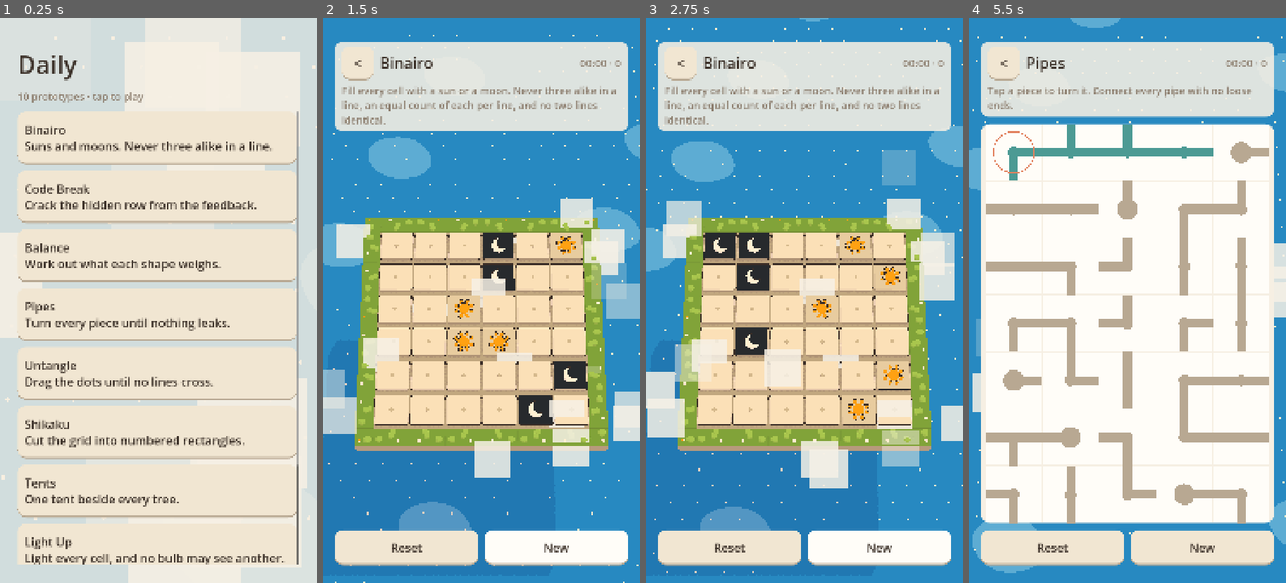
Above: before the commit, frames 1-4 (left to right).
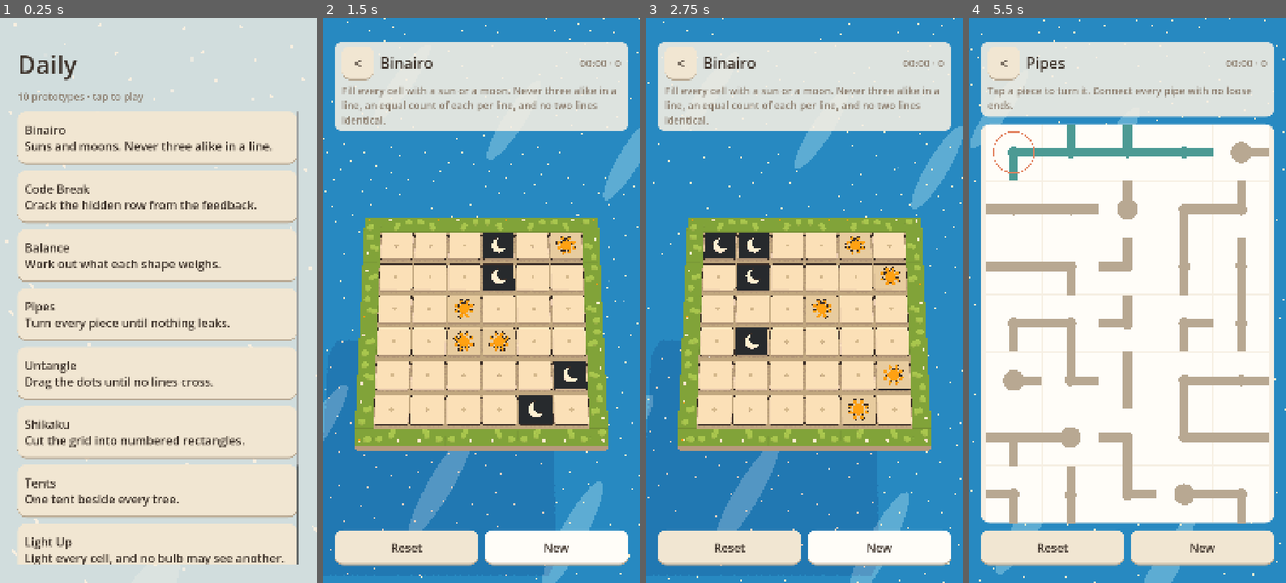
Above: after the commit, the same moments.

Repository: flavioriper/daily-games
Game: Godot game, scene res://world/main.tscn
Two runs of this game, one before a commit and one after it. Both use one fixed random seed, a clock stepped at 60 frames per second and the inputs below.
Inputs:
- Up to frame 1 (0.25 s): no input
- Up to frame 2 (1.5 s): click "Binairo Suns and moons. Never…" at 0.5 s; click "New" at 1.25 s
- Up to frame 3 (2.75 s): click "New" at 2 s
- Up to frame 4 (5.5 s): click "<" at 2.75 s; click "Balance Work out what each sh…" at 3.5 s; click "<" at 4.25 s; click "Pipes Turn every piece until …" at 5 s

The runs differ from the first frame. In frame 1, 12% of the frame differs, in the area x 0-100%, y 0-100%; in frame 2, 13%; in frame 3, 15%; in frame 4, 3.1%.

Commit message:
fix: pollen keeps its particle scale; water stripes and scattered sparkles

Diff:
--- a/shaders/water.gdshader
+++ b/shaders/water.gdshader
@@ -27,10 +27,14 @@
 void fragment() {
 	float t = TIME * motion_scale;
 	vec2 p = world_pos.xz;
-	float b = sin(dot(p, vec2(0.80, 0.45)) * 0.9 + t * 0.35)
-			+ 0.5 * sin(dot(p, vec2(-0.35, 0.90)) * 1.7 - t * 0.5);
-	float band = step(1.1, b);
-	float s = sin(p.x * 7.3 + t * 1.3) * sin(p.y * 6.1 - t * 0.9);
+	// Elongated dashes along one direction, broken up by a slow cross fade.
+	float s1 = sin(dot(p, vec2(0.80, 0.45)) * 1.6 + t * 0.35);
+	float s2 = sin(dot(p, vec2(-0.35, 0.90)) * 0.5 - t * 0.2);
+	float band = step(1.25, s1 + 0.4 * s2);
+	// Sparkles: warp the two sine phases so the dots scatter instead of gridding.
+	float wx = sin(p.y * 2.3 + t * 0.4) * 1.7;
+	float wz = sin(p.x * 1.9 - t * 0.3) * 1.7;
+	float s = sin(p.x * 7.3 + wx + t * 1.3) * sin(p.y * 6.1 + wz - t * 0.9);
 	float spark = step(0.985, s);
 	vec3 col = mix(base_color.rgb, band_color.rgb, band);
 	col = mix(col, sparkle_color.rgb, spark);
--- a/world/ambient.gd
+++ b/world/ambient.gd
@@ -109,6 +109,7 @@
 	m.shading_mode = BaseMaterial3D.SHADING_MODE_UNSHADED
 	m.transparency = BaseMaterial3D.TRANSPARENCY_ALPHA
 	m.billboard_mode = BaseMaterial3D.BILLBOARD_ENABLED
+	m.billboard_keep_scale = true
 	m.vertex_color_use_as_albedo = true
 	m.albedo_color = Color.WHITE
 	if texture != null:
